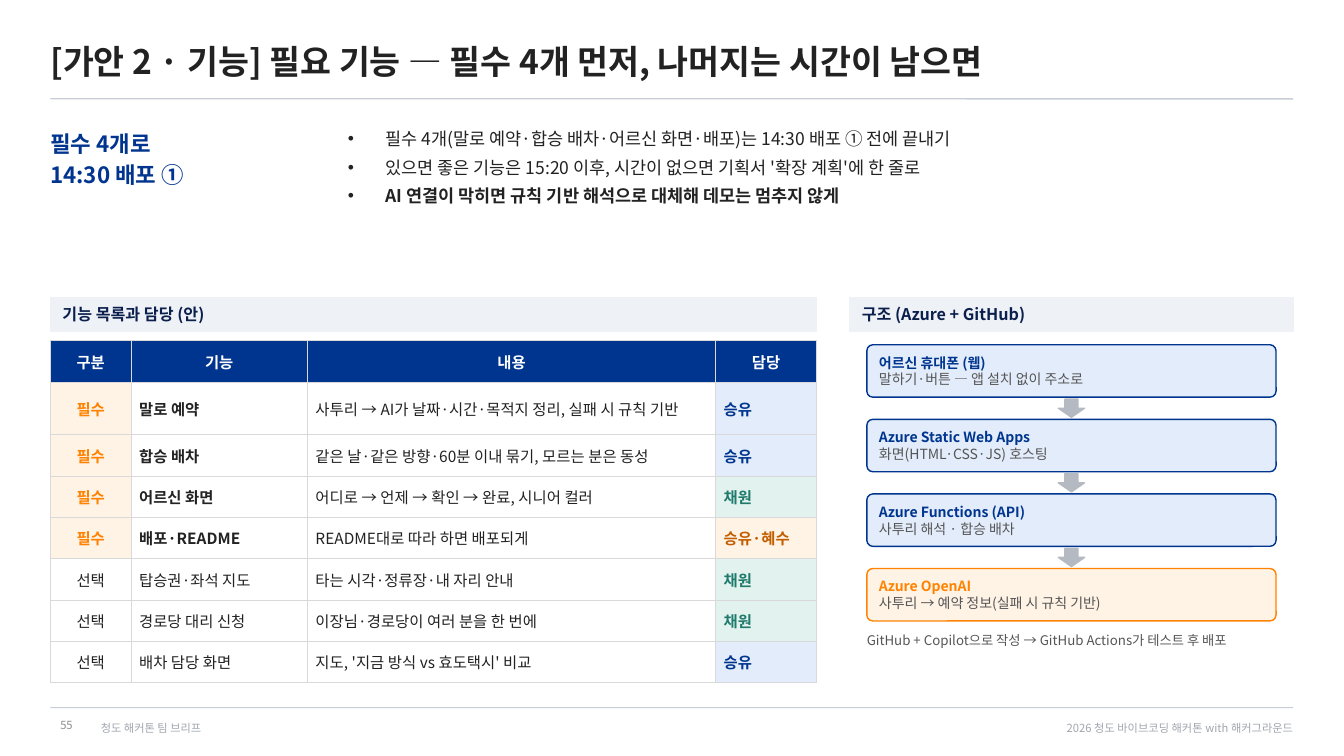
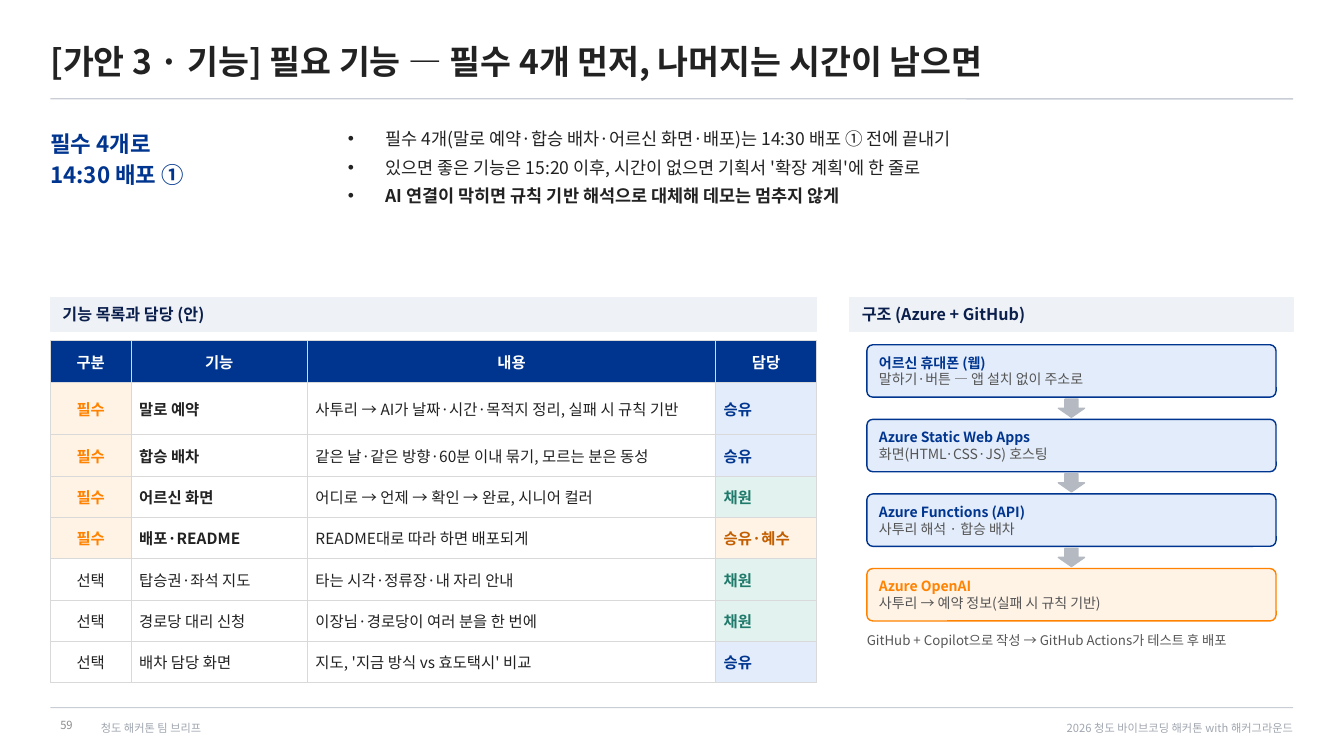
Before and after one commit to fordgril307-wq/Cheongdo_Hackathon, a slide deck: slide 59 of docs/team-brief/청도해커톤_팀브리프.pptx (slide 55 before the commit). Drawn at 1344x756 pixels with LibreOffice and Linux fonts; fonts in the diff are those of the drawing. Boxes give left, top, right and bottom in pixels: in the first picture for what was removed or moved away, otherwise in the second. Text is boxed around its words. In the diff, an @@ line names an element or a change of style, - is before the commit and + after.

```diff
--- a/docs/team-brief/청도해커톤_팀브리프.pptx
+++ b/docs/team-brief/청도해커톤_팀브리프.pptx
@@ title at (x1=50, y1=45, x2=983, y2=81): text changed @@
-[가안 2 · 기능] 필요 기능 — 필수 4개 먼저, 나머지는 시간이 남으면
+[가안 3 · 기능] 필요 기능 — 필수 4개 먼저, 나머지는 시간이 남으면
```
Also in this commit, not shown: 20 other slides changed, 4 slides added, 3 other files.
